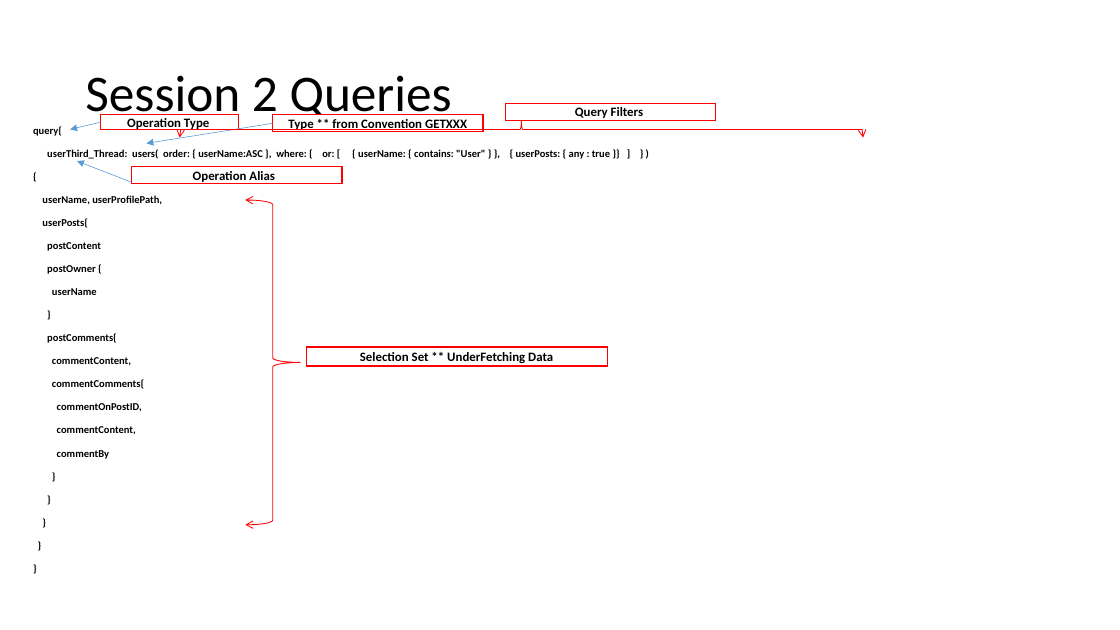
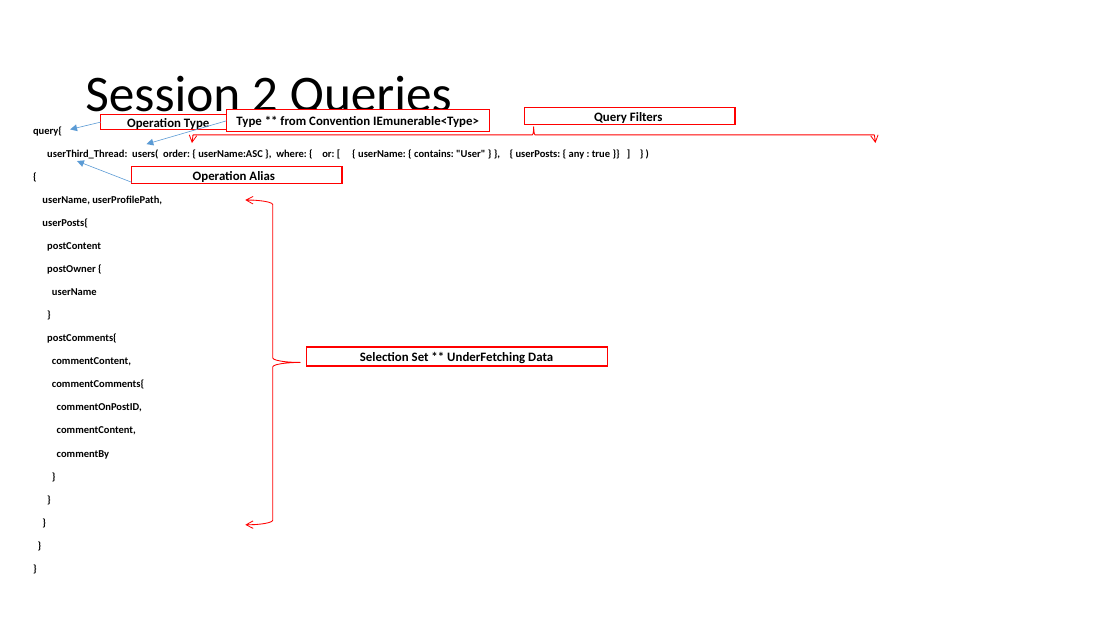
Before and after one commit to ahmedsure/sure_tut_gql, a slide deck: slide 15 of Sure_Ahmed_Samir_GQL_Tut.pptx. Drawn at 1120x630 pixels with LibreOffice and Linux fonts; fonts in the diff are those of the drawing. Boxes give left, top, right and bottom in pixels: in the first picture for what was removed or moved away, otherwise in the second. Text is boxed around its words. In the diff, an @@ line names an element or a change of style, - is before the commit and + after.

```diff
--- a/Sure_Ahmed_Samir_GQL_Tut.pptx
+++ b/Sure_Ahmed_Samir_GQL_Tut.pptx
@@ rectangle "Type ** from Convention IEmunerable<Type>": place and size @@
-rectangle "Type ** from Convention IEmunerable<Type>" at [273,115,484,132]
+rectangle "Type ** from Convention IEmunerable<Type>" at [227,110,490,132]
@@ text in rectangle at [236,116,479,127]: text changed @@
-Type ** from Convention GETXXX
+Type ** from Convention IEmunerable<Type>
@@ rectangle "Query Filters": place and size @@
-rectangle "Query Filters" at [506,103,717,120]
+rectangle "Query Filters" at [525,108,736,124]
@@ arrow moved from (273, 124) - (146, 144) to (227, 121) - (146, 145) @@
@@ left brace: place and size @@
-left brace at [179,121,863,137]
+left brace at [192,127,876,143]
```
Also in this commit, not shown: 2 other slides changed, 1 slide added, 1 other file.
